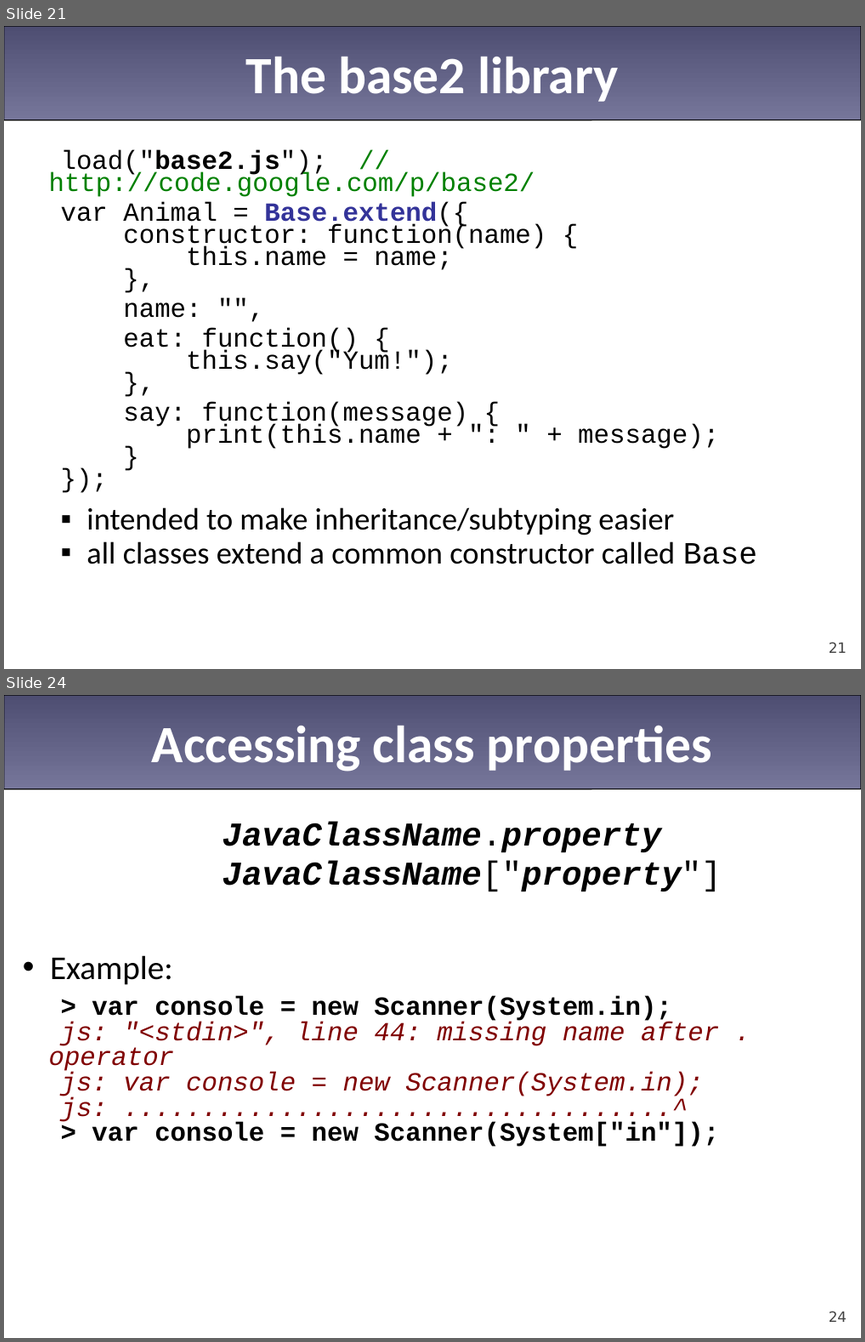
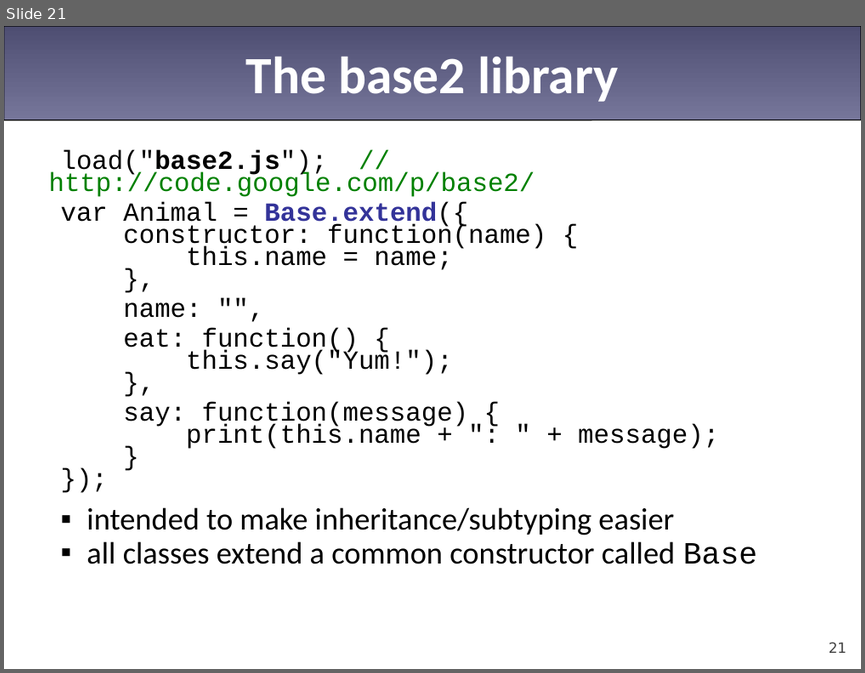
Before and after one commit to Riyadh-Part-Time-Courses/Riyadh-JS-4, a slide deck: 13-prototypal-inheritance/prototypes-inheritance.pptx. Shown one above the other, each under a label of ours: slides 21 and 24 before the commit, slide 21 after it; the slides between them are not shown. The pictures are 865x1342 and 865x673 pixels, drawn with LibreOffice and Linux fonts; fonts in the diff are those of the drawing. Boxes give left, top, right and bottom in pixels: in the first picture for what was removed or moved away, otherwise in the second. Text is boxed around its words. In the diff, an @@ line names an element or a change of style, - is before the commit and + after.

```diff
--- a/13-prototypal-inheritance/prototypes-inheritance.pptx
+++ b/13-prototypal-inheritance/prototypes-inheritance.pptx
@@ slide 24 removed at [4, 695, 861, 1338], background #FFFFFF; not listed: 1 template element that a slide beside it also shows @@
@@ title removed at [152, 726, 712, 771] @@
-Accessing class properties
@@ text removed at [49, 822, 721, 1146] @@
-JavaClassName.property
-JavaClassName["property"]
-• Example:
-  > var console = new Scanner(System.in);
-  js: "<stdin>", line 44: missing name after . operator
-  js: var console = new Scanner(System.in);
-  js: ...................................^
-  > var console = new Scanner(System["in"]);
@@ page number removed at [828, 1310, 846, 1321] @@
-24
```
Also in this commit, not shown: 6 other slides removed, 6 other files.
